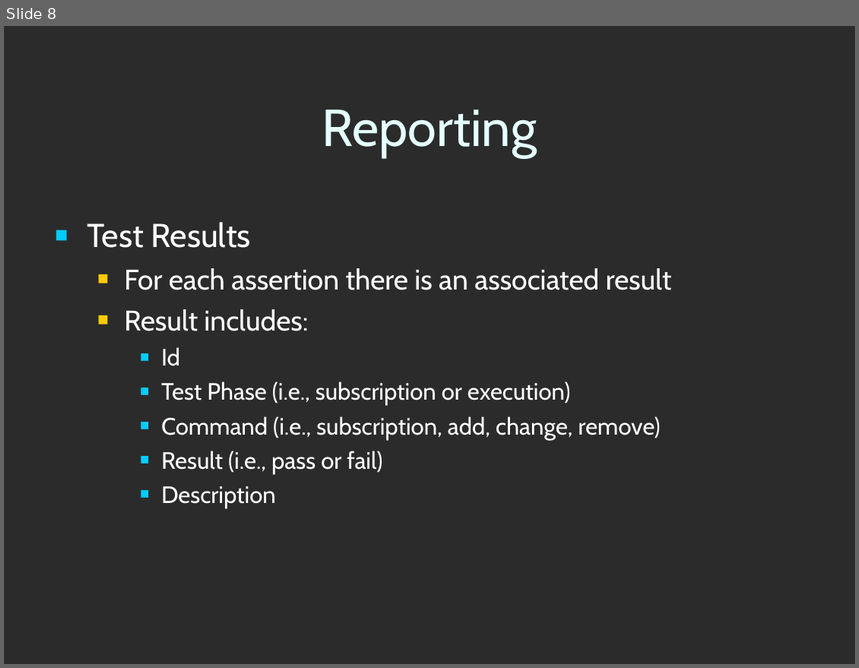
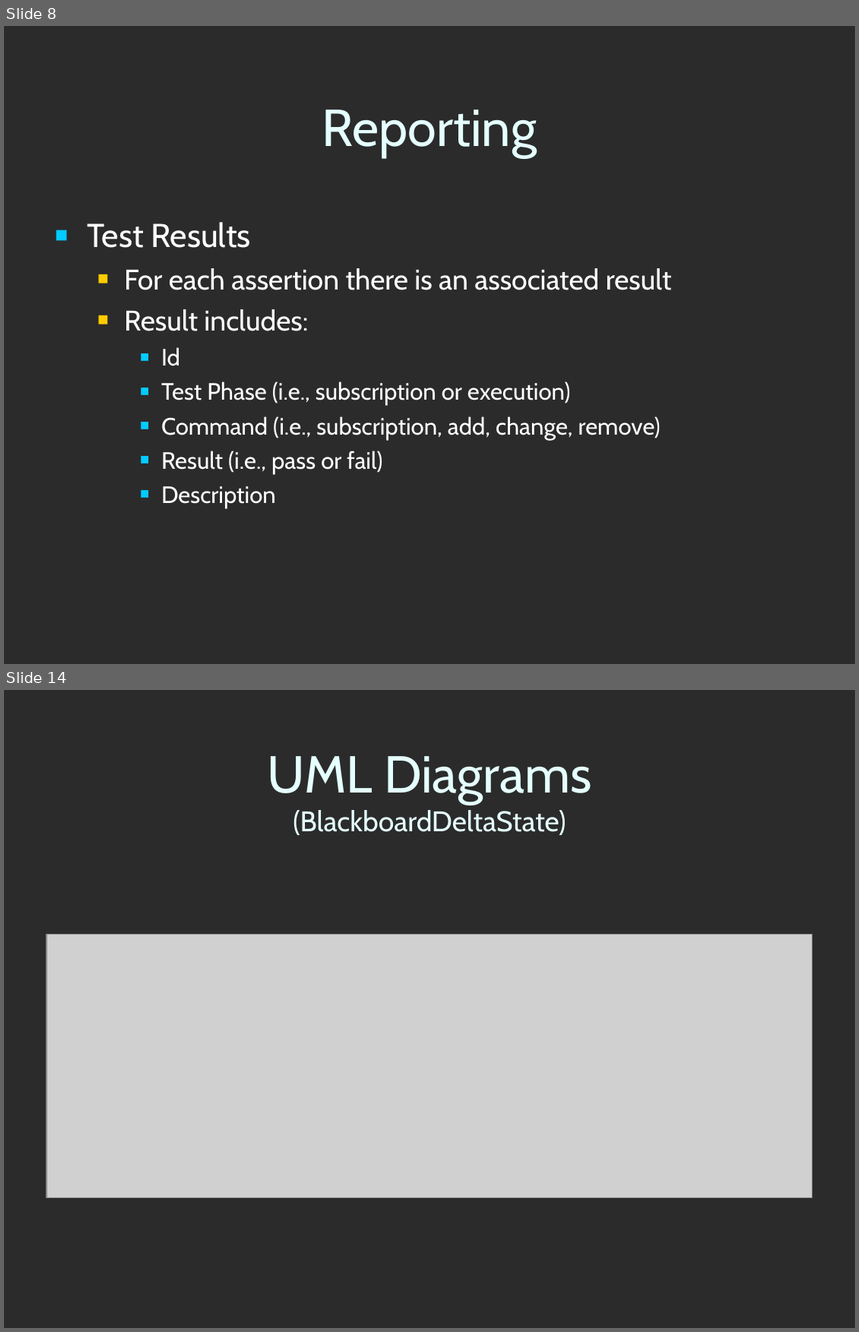
Before and after one commit to codeaudit/cougaar-cougaarunit, a slide deck: CougaarUnit/Cougaar Test Framework.ppt. Shown one above the other, each under a label of ours: slide 8 before the commit, slides 8 and 14 after it; the slides between them are not shown. The pictures are 859x668 and 859x1332 pixels, drawn with LibreOffice and Linux fonts; fonts in the diff are those of the drawing; grey boxes stand for pictures; background and template pictures are left out; a plain dark background stands for a picture behind light text. Boxes give left, top, right and bottom in pixels: in the first picture for what was removed or moved away, otherwise in the second. Text is boxed around its words. In the diff, an @@ line names an element or a change of style, - is before the commit and + after.

```diff
--- a/CougaarUnit/Cougaar Test Framework.ppt
+++ b/CougaarUnit/Cougaar Test Framework.ppt
@@ slide 14 added at bbox=[4, 690, 855, 1328], background picture (left out) @@
@@ title added at bbox=[267, 756, 591, 835], 24 pt, text #E5FFFF @@
+UML Diagrams
+(BlackboardDeltaState)
@@ picture added at bbox=[47, 934, 813, 1198] @@
```
Also in this commit, not shown: 6 other slides added, 7 other files.
